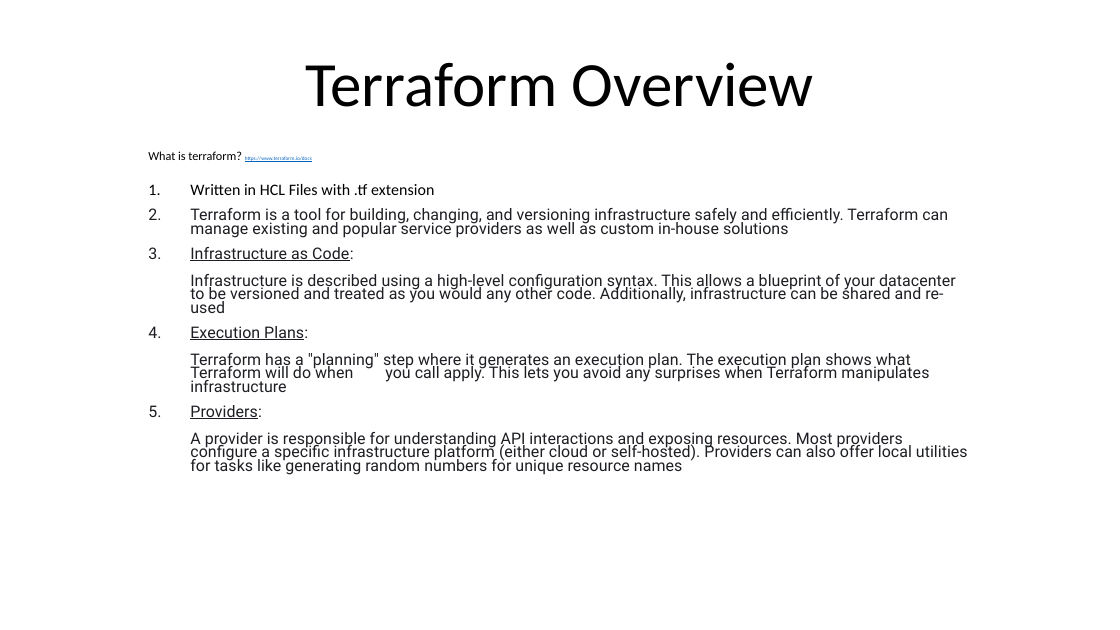
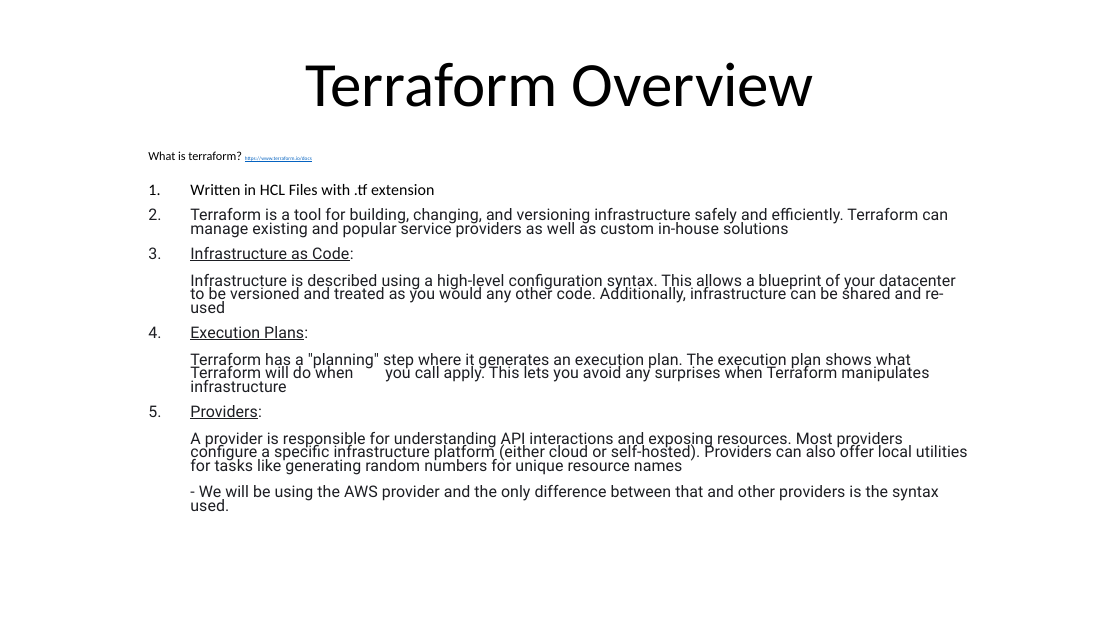
Before and after one commit to JohnMops/tf-demo, a slide deck: slide 1 of tf-demo-presentation.pptx. Drawn at 1120x630 pixels with LibreOffice and Linux fonts; fonts in the diff are those of the drawing. Boxes give left, top, right and bottom in pixels: in the first picture for what was removed or moved away, otherwise in the second. Text is boxed around its words. In the diff, an @@ line names an element or a change of style, - is before the commit and + after.

Commit message:
updating the presentation

```diff
--- a/tf-demo-presentation.pptx
+++ b/tf-demo-presentation.pptx
@@ subtitle at <box>190,405,968,501</box>: text changed @@
-5. Providers:
-   A provider is responsible for understanding API interactions and exposing resources. Most providers configure a specific infrastructure platform (either cloud or self-hosted). Providers can also offer local utilities for tasks like generating random numbers for unique resource names
+5. Providers:
+   A provider is responsible for understanding API interactions and exposing resources. Most providers configure a specific infrastructure platform (either cloud or self-hosted). Providers can also offer local utilities for tasks like generating random numbers for unique resource names
+   - We will be using the AWS provider and the only difference between that and other providers is the syntax used.
```
